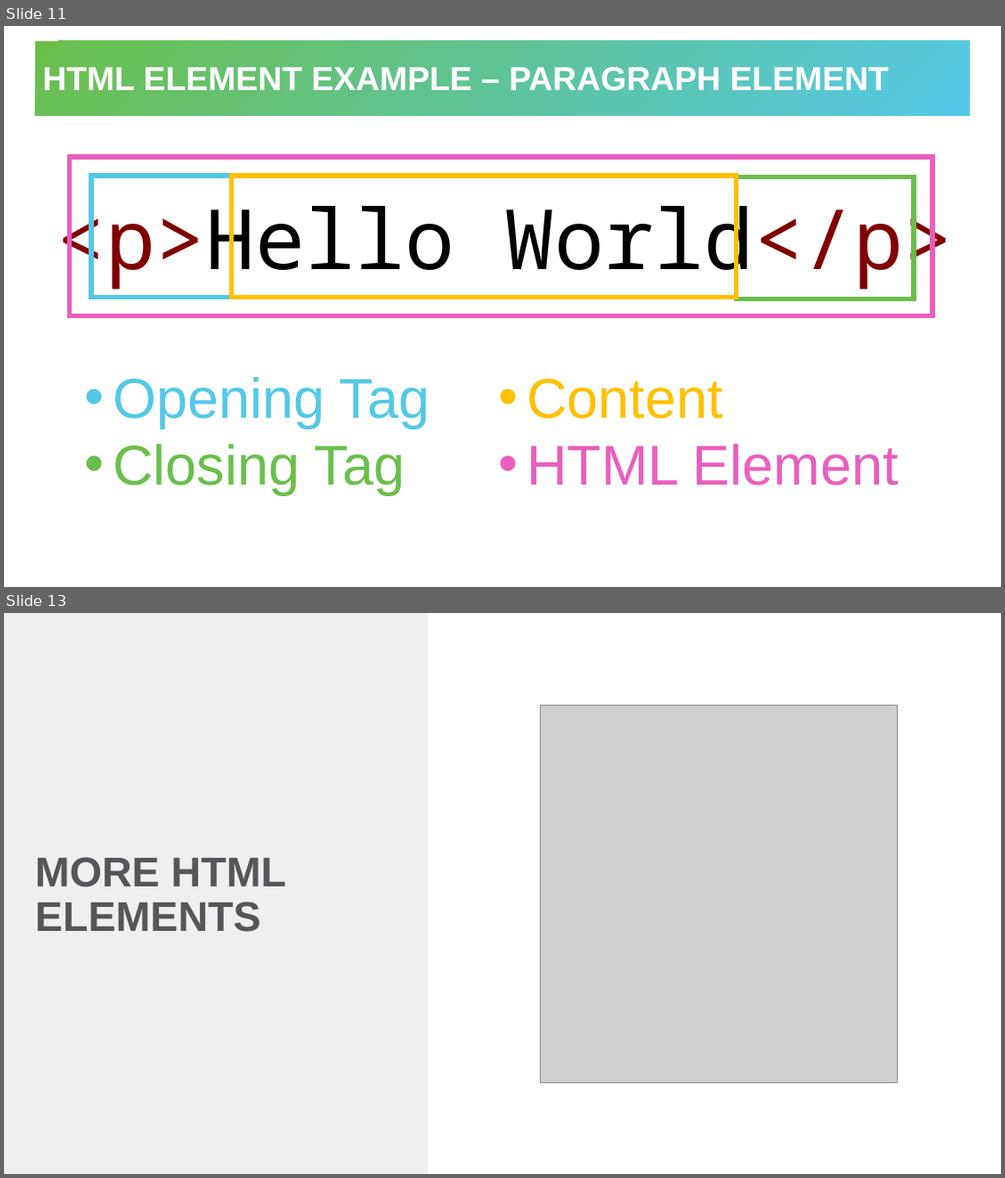
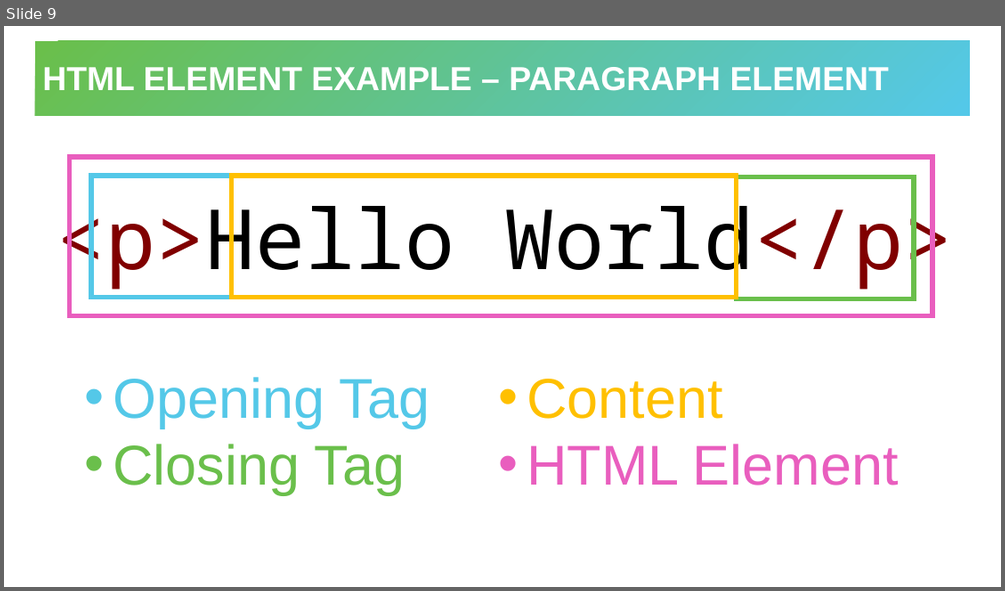
Before and after one commit to hylandtechoutreach/ucs, a slide deck: Session2HtmlIntro/HelloHtml.pptx. Shown one above the other, each under a label of ours: slides 11 and 13 before the commit, slide 9 after it; the slides between them are not shown. The pictures are 1005x1178 and 1005x591 pixels, drawn with LibreOffice and Linux fonts; fonts in the diff are those of the drawing; grey boxes stand for pictures. Boxes give left, top, right and bottom in pixels: in the first picture for what was removed or moved away, otherwise in the second. Text is boxed around its words. In the diff, an @@ line names an element or a change of style, - is before the commit and + after.

```diff
--- a/Session2HtmlIntro/HelloHtml.pptx
+++ b/Session2HtmlIntro/HelloHtml.pptx
@@ slide 13 removed at (4, 613, 1001, 1174), background #FFFFFF @@
@@ rectangle removed at (4, 613, 428, 1174) @@
@@ picture removed at (540, 705, 898, 1083) @@
@@ title removed at (35, 857, 286, 932) @@
-MORE HTML ELEMENTS
@@ what was slide 11 is now slide 9 @@
```
Also in this commit, not shown: 3 slides changed, 4 other slides removed.
